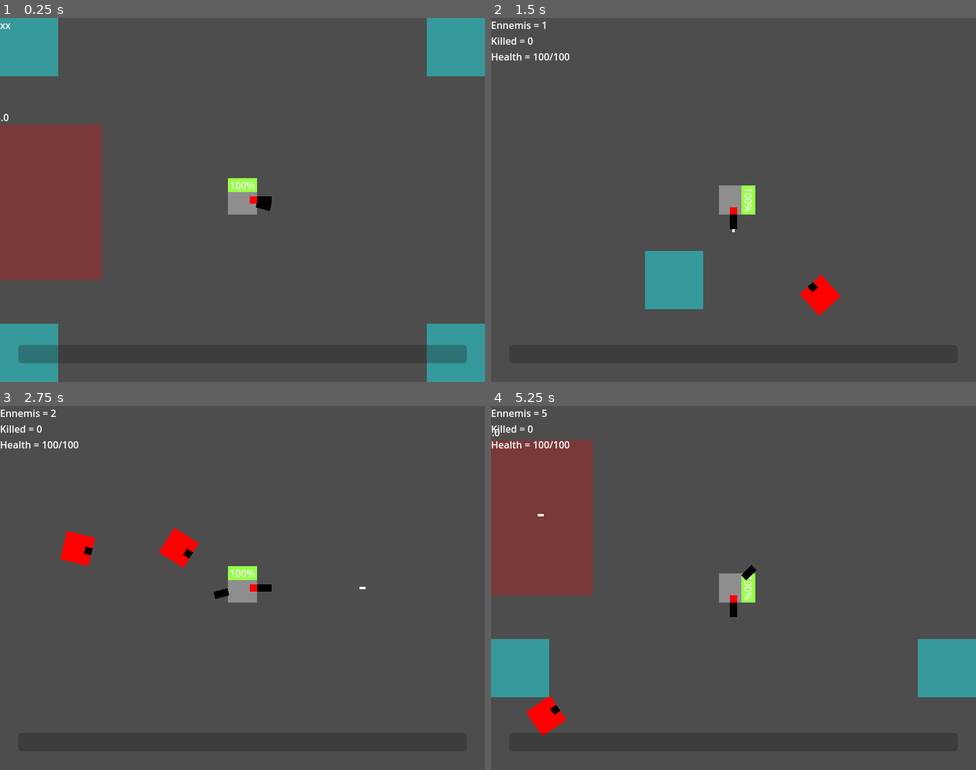
Above: before the commit, frames 1-4 (two rows, left to right).
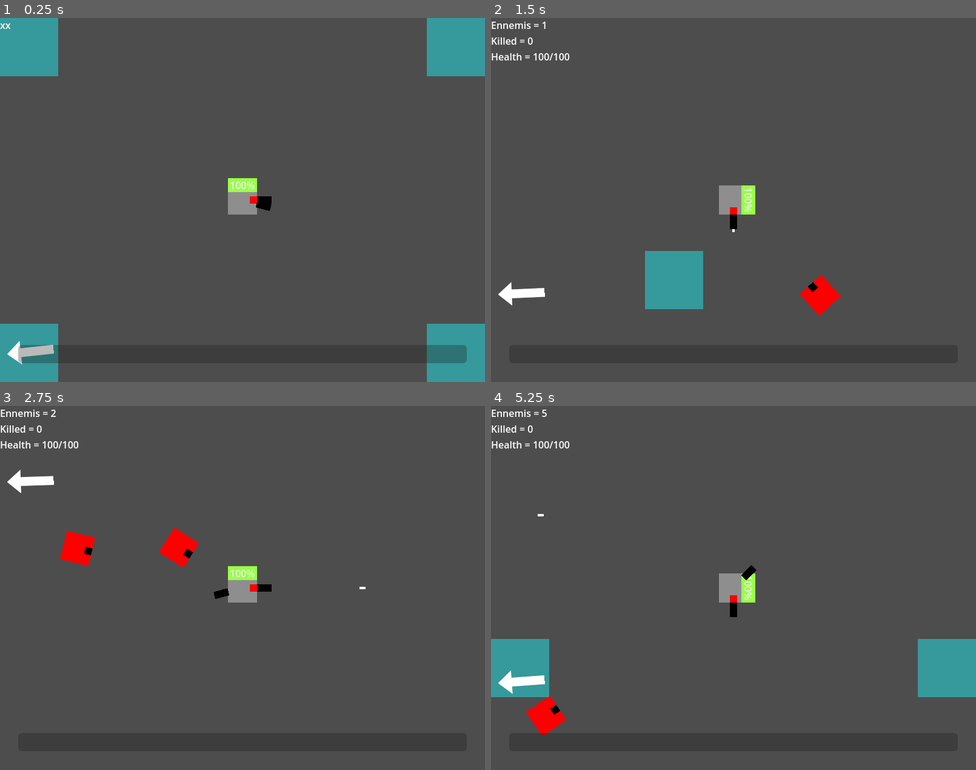
Above: after the commit, the same moments.

Repository: ToastedBrains/overloaded
Game: Godot game, scene res://src/main.tscn
The game is run twice, just before and just after one commit, with the same random seed, the same clock (stepped at 60 frames per second) and the same inputs.
Inputs (mouse positions are in pixels of both pictures, inside the frame that each line leads up to):
- Up to frame 1 (0.25 s): no input
- Up to frame 2 (1.5 s): move the mouse to (840, 181) at 0.52 s; hold Right (ui_right) 0.53-1.28 s; click (840, 181) at 0.67 s; move the mouse to (636, 218) at 1.27 s; hold Down (ui_down) from 1.28 s (still down)
- Up to frame 3 (2.75 s): move the mouse to (291, 507) at 2.02 s; release Down (ui_down) at 2.03 s; hold Right (ui_right) from 2.03 s (still down)
- Up to frame 4 (5.25 s): move the mouse to (709, 660) at 2.77 s; release Right (ui_right) at 2.78 s; hold Up (ui_up) 2.78-3.53 s; click (709, 660) at 2.92 s; move the mouse to (879, 642) at 3.52 s; hold Left (ui_left) 3.53-5.03 s; move the mouse to (588, 533) at 4.27 s; move the mouse to (757, 588) at 5.02 s; hold Down (ui_down) from 5.03 s (still down); click (757, 588) at 5.17 s

The runs differ from the first frame. In frame 1, 9.2% of the frame differs, in the area x 0-21%, y 26-96%; in frame 2, 0.3%; in frame 3, 0.3%; in frame 4, 9.1%.
Error in both runs: Invalid access to property or key 'source' on a base object of type 'Array'. (res://src/global/debug.gd:11)

Commit message:
Arrow for objective OK.

Diff:
--- a/src/global/vars.gd
+++ b/src/global/vars.gd
@@ -21,8 +21,8 @@
 		"speed1" : false, # Speed +20%
 		"speed2" : false, # Speed +50%
 		"speed3" : false, # Speed X2
-		"speed4" : false, # Chance to dodge
-		"speed5" : false, # Dash
+		"speed4" : false, # Chance to dodge?
+		"speed5" : false, # Bullet time? Dash?
 		"dmg20" : false, # Damage +20%
 		"dmg50" : false, # Damage +50%
 		"scope" : false, # Range X2
--- a/src/levels/level_base/level_base.gd
+++ b/src/levels/level_base/level_base.gd
@@ -1,18 +1,42 @@
 extends Node
 
 signal new_ennemi
-
-
 
 const ENNEMI = preload("res://src/ennemies/ennemy/ennemy.tscn")
 
 var ennemies = 0
 var ennemies_down = 0
-
+var scenario = [
+	{
+		"kill": 100,
+		"complete": false
+	},
+	{
+		"go": null,
+		"complete": false,
+	},
+	{
+		"pick-up": null,
+		"complete": false,
+	},
+	{
+		"capture": null,
+		"complete": false,
+	},
+	{
+		"active": null,
+		"complete": false,
+	},
+	{
+		"go": null,
+		"complete": false,
+	},
+]
 
 
 func _ready():
-	%Music.play()
+	#%Music.play()
+	pass
 
 func _process(delta):
 	if Input.is_action_just_pressed("ui_cancel"):
--- a/src/levels/level_base/level_base.tscn
+++ b/src/levels/level_base/level_base.tscn
@@ -4,11 +4,11 @@
 [ext_resource type="Script" path="res://src/levels/level_base/level_base.gd" id="1_qig2g"]
 [ext_resource type="PackedScene" uid="uid://cqrv6ncxrirb1" path="res://src/ui/hud/hud.tscn" id="2_sf1qe"]
 [ext_resource type="Script" path="res://src/levels/level_base/Camera2D.gd" id="3_p3g0h"]
-[ext_resource type="PackedScene" uid="uid://bjb278c20ud2o" path="res://src/levels/objectives/objective.tscn" id="3_rtt5h"]
 [ext_resource type="PackedScene" uid="uid://b75yb01fpbood" path="res://src/levels/obstables/wall.tscn" id="3_u1j8h"]
 [ext_resource type="PackedScene" uid="uid://bdtmi60lcun7r" path="res://src/weapons/bullet/gun.tscn" id="3_vwajk"]
 [ext_resource type="PackedScene" uid="uid://cru12l3kx3auh" path="res://src/weapons/bullet/rot_gun.tscn" id="6_duryj"]
 [ext_resource type="PackedScene" uid="uid://b5hpfhuyg6de6" path="res://src/ui/Skills/skills.tscn" id="9_r62kq"]
+[ext_resource type="PackedScene" uid="uid://dngarafyk4y7s" path="res://src/objectives/objective.tscn" id="10_1sbch"]
 [ext_resource type="AudioStream" uid="uid://b6rauwjgwiufi" path="res://assets/levels/Lark.ogg" id="10_joptk"]
 
 [sub_resource type="Curve2D" id="Curve2D_s2wf1"]
@@ -22,9 +22,6 @@
 
 [node name="HUD" parent="." instance=ExtResource("2_sf1qe")]
 unique_name_in_owner = true
-
-[node name="Objective" parent="." instance=ExtResource("3_rtt5h")]
-position = Vector2(-88, 176)
 
 [node name="Player" parent="." instance=ExtResource("1_nja47")]
 unique_name_in_owner = true
@@ -78,6 +75,9 @@
 stream = ExtResource("10_joptk")
 volume_db = -10.0
 
+[node name="Objective" parent="." instance=ExtResource("10_1sbch")]
+position = Vector2(-632, 624)
+
 [connection signal="new_ennemi" from="." to="." method="_on_new_ennemi"]
 [connection signal="exp_gained" from="Player" to="." method="_on_player_exp_gained"]
 [connection signal="player_health_exhausted" from="Player" to="." method="_on_player_player_health_exhausted"]
--- /dev/null
+++ b/src/objectives/objective.gd
@@ -0,0 +1,18 @@
+extends Area2D
+
+var player : Node2D
+
+func _ready():
+	player = get_parent().get_node("Player")
+
+func _process(delta):
+	%Arrow.look_at(%Target.global_position)
+	%Arrow.global_position.x = clamp(%Target.global_position.x, player.global_position.x - 350, player.global_position.x + 350)
+	%Arrow.global_position.y = clamp(%Target.global_position.y - 50, player.global_position.y - 250, player.global_position.y + 250)
+
+func _on_body_entered(body):
+	%Arrow.hide()
+
+
+func _on_body_exited(body):
+	%Arrow.show()
--- /dev/null
+++ b/src/objectives/objective.tscn
@@ -0,0 +1,33 @@
+[gd_scene load_steps=4 format=3 uid="uid://dngarafyk4y7s"]
+
+[ext_resource type="Script" path="res://src/objectives/objective.gd" id="1_va18l"]
+[ext_resource type="Texture2D" uid="uid://b2ubdgjb43emj" path="res://assets/objectives/arrow.png" id="2_i2m0k"]
+
+[sub_resource type="CircleShape2D" id="CircleShape2D_uefdv"]
+radius = 193.494
+
+[node name="Objective" type="Area2D"]
+script = ExtResource("1_va18l")
+
+[node name="Target" type="Marker2D" parent="."]
+unique_name_in_owner = true
+
+[node name="CollisionShape2D" type="CollisionShape2D" parent="."]
+unique_name_in_owner = true
+shape = SubResource("CircleShape2D_uefdv")
+
+[node name="ColorRect" type="ColorRect" parent="."]
+offset_left = -8.0
+offset_top = -8.0
+offset_right = 8.0
+offset_bottom = 8.0
+color = Color(0.937255, 0.317647, 0.0784314, 1)
+
+[node name="Arrow" type="Sprite2D" parent="."]
+unique_name_in_owner = true
+position = Vector2(600, 300)
+scale = Vector2(0.5, 0.5)
+texture = ExtResource("2_i2m0k")
+
+[connection signal="body_entered" from="." to="." method="_on_body_entered"]
+[connection signal="body_exited" from="." to="." method="_on_body_exited"]
--- a/src/levels/objectives/objective.tscn
+++ b/src/objectives/zone/zone.tscn
@@ -1,13 +1,13 @@
 [gd_scene load_steps=3 format=3 uid="uid://bjb278c20ud2o"]
 
-[ext_resource type="Script" path="res://src/levels/objectives/objective.gd" id="1_hg3x6"]
+[ext_resource type="Script" path="res://src/objectives/zone/zone.gd" id="1_xgmcw"]
 
 [sub_resource type="RectangleShape2D" id="RectangleShape2D_k4gp0"]
 size = Vector2(256, 256)
 
-[node name="Objective" type="Area2D"]
+[node name="Zone" type="Area2D"]
 collision_layer = 4
-script = ExtResource("1_hg3x6")
+script = ExtResource("1_xgmcw")
 
 [node name="ColorRect" type="ColorRect" parent="."]
 unique_name_in_owner = true
--- a/src/ui/hud/hud.tscn
+++ b/src/ui/hud/hud.tscn
@@ -1,6 +1,21 @@
 [gd_scene load_steps=5 format=3 uid="uid://cqrv6ncxrirb1"]
 
 [ext_resource type="Script" path="res://src/ui/hud/hud.gd" id="1_fj616"]
+
+[sub_resource type="Animation" id="Animation_7hy4x"]
+length = 0.001
+tracks/0/type = "value"
+tracks/0/imported = false
+tracks/0/enabled = true
+tracks/0/path = NodePath("NewSkill:theme_override_colors/font_color")
+tracks/0/interp = 1
+tracks/0/loop_wrap = true
+tracks/0/keys = {
+"times": PackedFloat32Array(0),
+"transitions": PackedFloat32Array(1),
+"update": 0,
+"values": [Color(0.905882, 0.882353, 0, 1)]
+}
 
 [sub_resource type="Animation" id="Animation_q33d2"]
 resource_name = "blink"
@@ -16,21 +31,6 @@
 "transitions": PackedFloat32Array(1, 1),
 "update": 0,
 "values": [Color(0.905882, 0.882353, 0, 1), Color(0.905882, 0.882353, 0, 0)]
-}
-
-[sub_resource type="Animation" id="Animation_7hy4x"]
-length = 0.001
-tracks/0/type = "value"
-tracks/0/imported = false
-tracks/0/enabled = true
-tracks/0/path = NodePath("NewSkill:theme_override_colors/font_color")
-tracks/0/interp = 1
-tracks/0/loop_wrap = true
-tracks/0/keys = {
-"times": PackedFloat32Array(0),
-"transitions": PackedFloat32Array(1),
-"update": 0,
-"values": [Color(0.905882, 0.882353, 0, 1)]
 }
 
 [sub_resource type="AnimationLibrary" id="AnimationLibrary_4now2"]
--- a/src/ui/hud/messages/damage_pop.tscn
+++ b/src/ui/hud/messages/damage_pop.tscn
@@ -1,6 +1,45 @@
 [gd_scene load_steps=5 format=3 uid="uid://ccenoww8iqhvx"]
 
 [ext_resource type="Script" path="res://src/ui/hud/messages/damage_pop.gd" id="1_47qsi"]
+
+[sub_resource type="Animation" id="Animation_85qiq"]
+length = 0.001
+tracks/0/type = "value"
+tracks/0/imported = false
+tracks/0/enabled = true
+tracks/0/path = NodePath(".:position")
+tracks/0/interp = 1
+tracks/0/loop_wrap = true
+tracks/0/keys = {
+"times": PackedFloat32Array(0),
+"transitions": PackedFloat32Array(1),
+"update": 0,
+"values": [Vector2(-24, -20)]
+}
+tracks/1/type = "value"
+tracks/1/imported = false
+tracks/1/enabled = true
+tracks/1/path = NodePath(".:scale")
+tracks/1/interp = 1
+tracks/1/loop_wrap = true
+tracks/1/keys = {
+"times": PackedFloat32Array(0),
+"transitions": PackedFloat32Array(1),
+"update": 0,
+"values": [Vector2(1, 1)]
+}
+tracks/2/type = "value"
+tracks/2/imported = false
+tracks/2/enabled = true
+tracks/2/path = NodePath(".:modulate")
+tracks/2/interp = 1
+tracks/2/loop_wrap = true
+tracks/2/keys = {
+"times": PackedFloat32Array(0),
+"transitions": PackedFloat32Array(1),
+"update": 0,
+"values": [Color(1, 1, 1, 1)]
+}
 
 [sub_resource type="Animation" id="Animation_jbv8p"]
 resource_name = "damageText"
@@ -42,45 +81,6 @@
 "values": [Color(1, 1, 1, 1), Color(1, 1, 1, 0)]
 }
 
-[sub_resource type="Animation" id="Animation_85qiq"]
-length = 0.001
-tracks/0/type = "value"
-tracks/0/imported = false
-tracks/0/enabled = true
-tracks/0/path = NodePath(".:position")
-tracks/0/interp = 1
-tracks/0/loop_wrap = true
-tracks/0/keys = {
-"times": PackedFloat32Array(0),
-"transitions": PackedFloat32Array(1),
-"update": 0,
-"values": [Vector2(-24, -20)]
-}
-tracks/1/type = "value"
-tracks/1/imported = false
-tracks/1/enabled = true
-tracks/1/path = NodePath(".:scale")
-tracks/1/interp = 1
-tracks/1/loop_wrap = true
-tracks/1/keys = {
-"times": PackedFloat32Array(0),
-"transitions": PackedFloat32Array(1),
-"update": 0,
-"values": [Vector2(1, 1)]
-}
-tracks/2/type = "value"
-tracks/2/imported = false
-tracks/2/enabled = true
-tracks/2/path = NodePath(".:modulate")
-tracks/2/interp = 1
-tracks/2/loop_wrap = true
-tracks/2/keys = {
-"times": PackedFloat32Array(0),
-"transitions": PackedFloat32Array(1),
-"update": 0,
-"values": [Color(1, 1, 1, 1)]
-}
-
 [sub_resource type="AnimationLibrary" id="AnimationLibrary_rv4tg"]
 _data = {
 "RESET": SubResource("Animation_85qiq"),
Binary file added: assets/objectives/arrow.png
Not shown, added: assets/objectives/arrow.png.import
Renamed: src/levels/objectives/objective.gd -> src/objectives/zone/zone.gd
